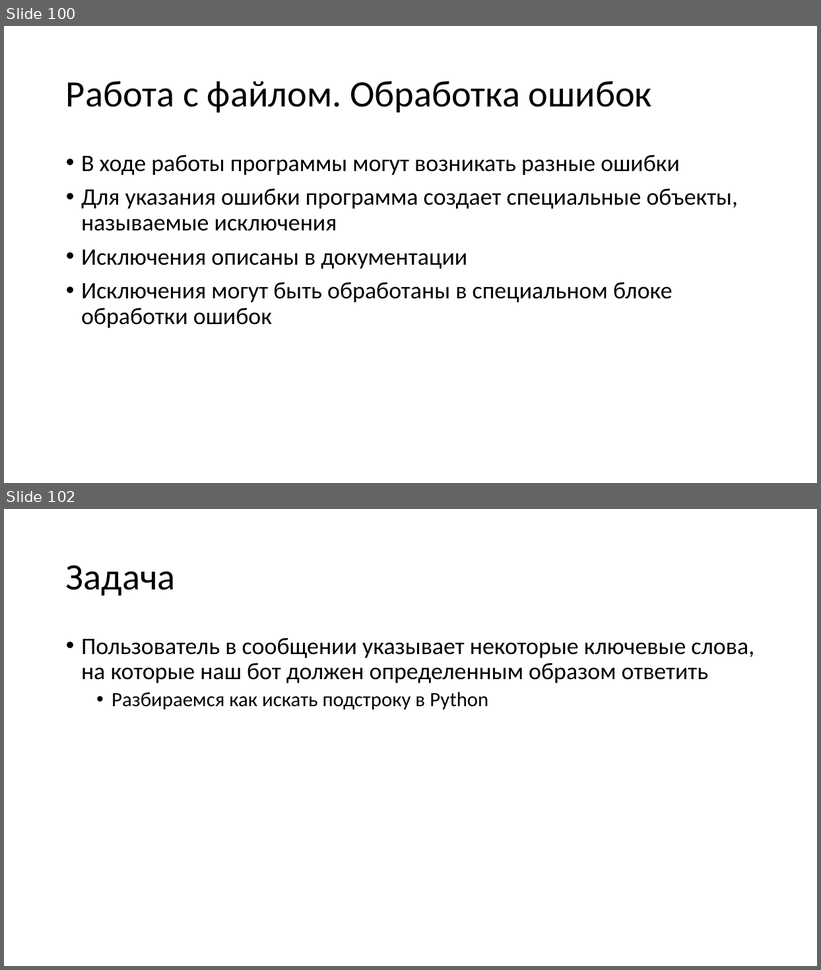
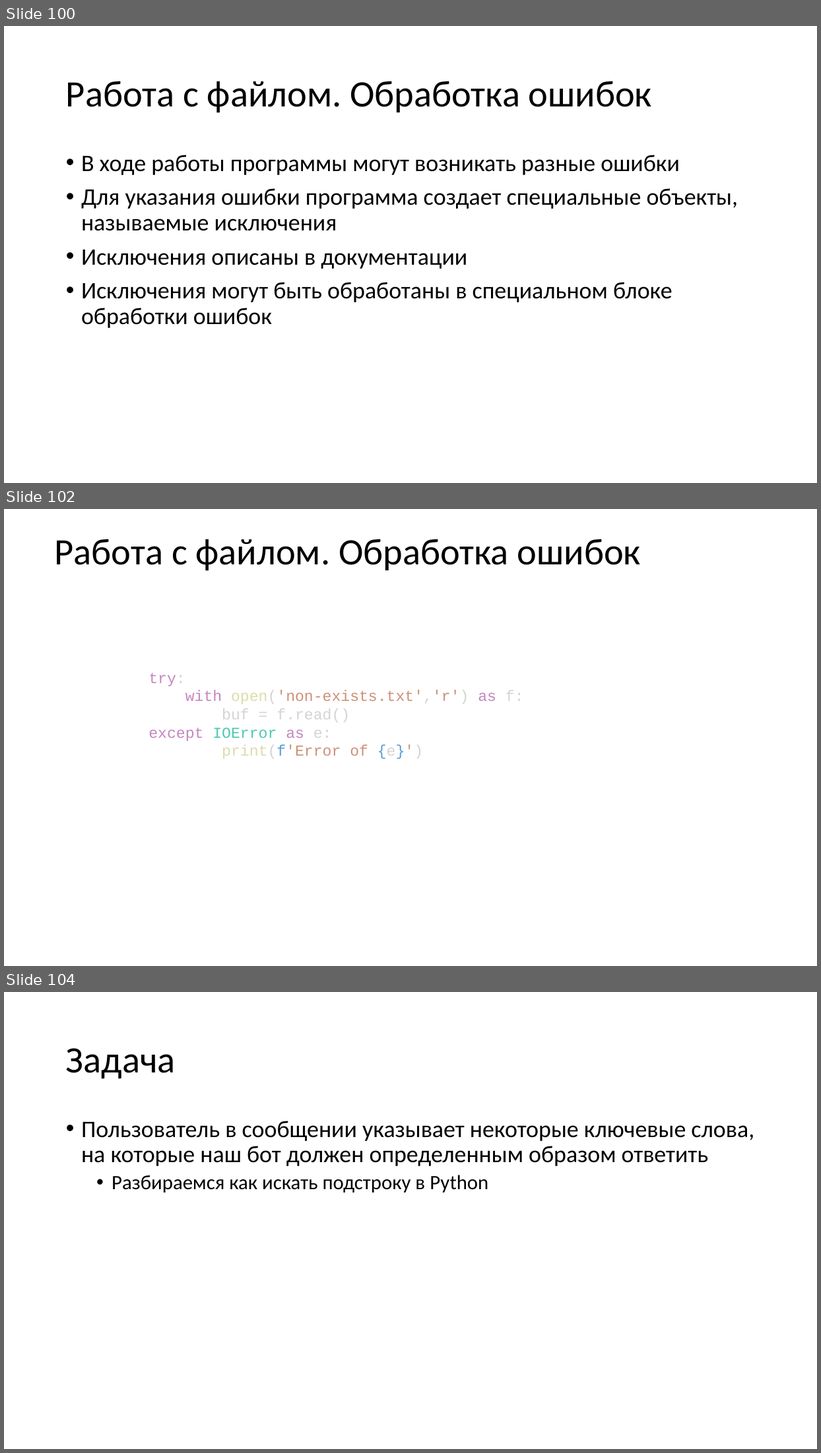
Before and after one commit to paveltsytovich/telegram-course, a slide deck: Presentation/Разработка ботов для телеграмм на Python.pptx. Shown one above the other, each under a label of ours: slides 100 and 102 before the commit, slides 100, 102 and 104 after it; the slides between them are not shown. The pictures are 821x970 and 821x1453 pixels, drawn with LibreOffice and Linux fonts; fonts in the diff are those of the drawing. Boxes give left, top, right and bottom in pixels: in the first picture for what was removed or moved away, otherwise in the second. Text is boxed around its words. In the diff, an @@ line names an element or a change of style, - is before the commit and + after.

```diff
--- a/Presentation/Разработка ботов для телеграмм на Python.pptx
+++ b/Presentation/Разработка ботов для телеграмм на Python.pptx
@@ slide 102 added at (4, 509, 817, 966), background #FFFFFF @@
@@ title added at (55, 539, 641, 571), 44 pt, text #000000 @@
+Работа с файлом. Обработка ошибок
@@ text added at (149, 673, 524, 759), 18 pt, text #CE9178 @@
+try:
+with open('non-exists.txt','r') as f:
+buf = f.read()
+except IOError as e:
+print(f'Error of {e}')
@@ what was slide 102 is now slide 104 @@
```
Also in this commit, not shown: 1 slide changed, 1 other slide added, 1 other file.
